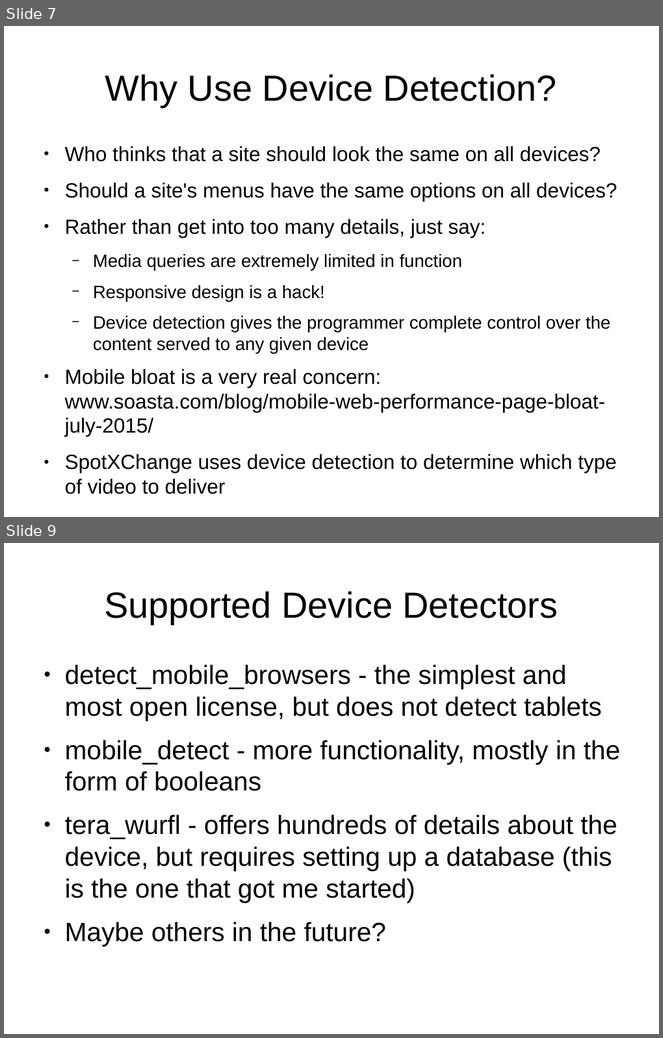
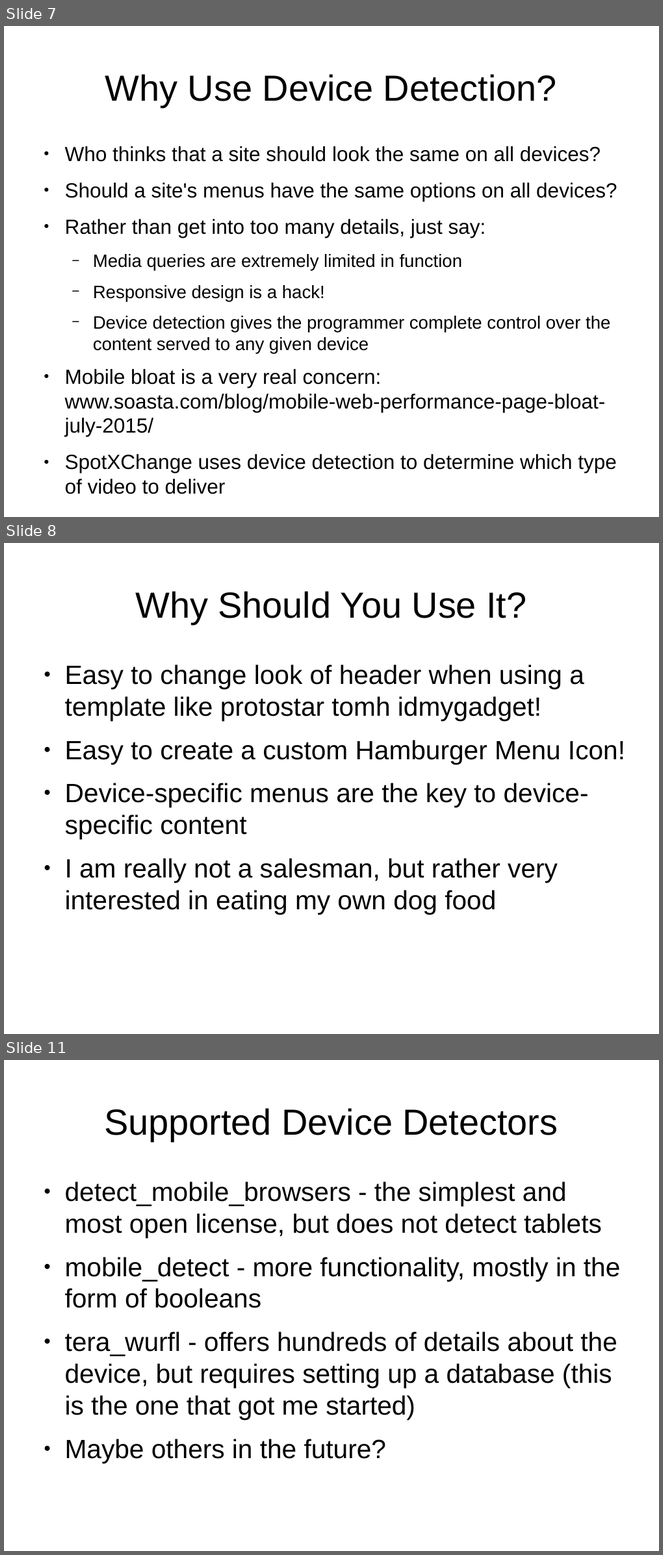
Before and after one commit to tomwhartung/jmws_accoutrements, a slide deck: presentations/2015_09-Joomla/Device_Detection-In_Protostar_and_Beez3.odp. Shown one above the other, each under a label of ours: slides 7 and 9 before the commit, slides 7, 8 and 11 after it; the slides between them are not shown. The pictures are 663x1038 and 663x1555 pixels, drawn with LibreOffice and Linux fonts; fonts in the diff are those of the drawing. Boxes give left, top, right and bottom in pixels: in the first picture for what was removed or moved away, otherwise in the second. Text is boxed around its words. In the diff, an @@ line names an element or a change of style, - is before the commit and + after.

```diff
--- a/presentations/2015_09-Joomla/Device_Detection-In_Protostar_and_Beez3.odp
+++ b/presentations/2015_09-Joomla/Device_Detection-In_Protostar_and_Beez3.odp
@@ slide 8 added at (4,543,659,1034), background #FFFFFF @@
@@ title added at (135,591,527,624), 44 pt, text #000000 @@
+Why Should You Use It?
@@ text added at (65,665,625,914), 32 pt, text #000000 @@
+● Easy to change look of header when using a template like protostar tomh idmygadget!
+● Easy to create a custom Hamburger Menu Icon!
+● Device-specific menus are the key to device-specific content
+● I am really not a salesman, but rather very interested in eating my own dog food
@@ what was slide 9 is now slide 11 @@
```
Also in this commit, not shown: 4 slides changed, 4 other slides added, 1 slide removed.
